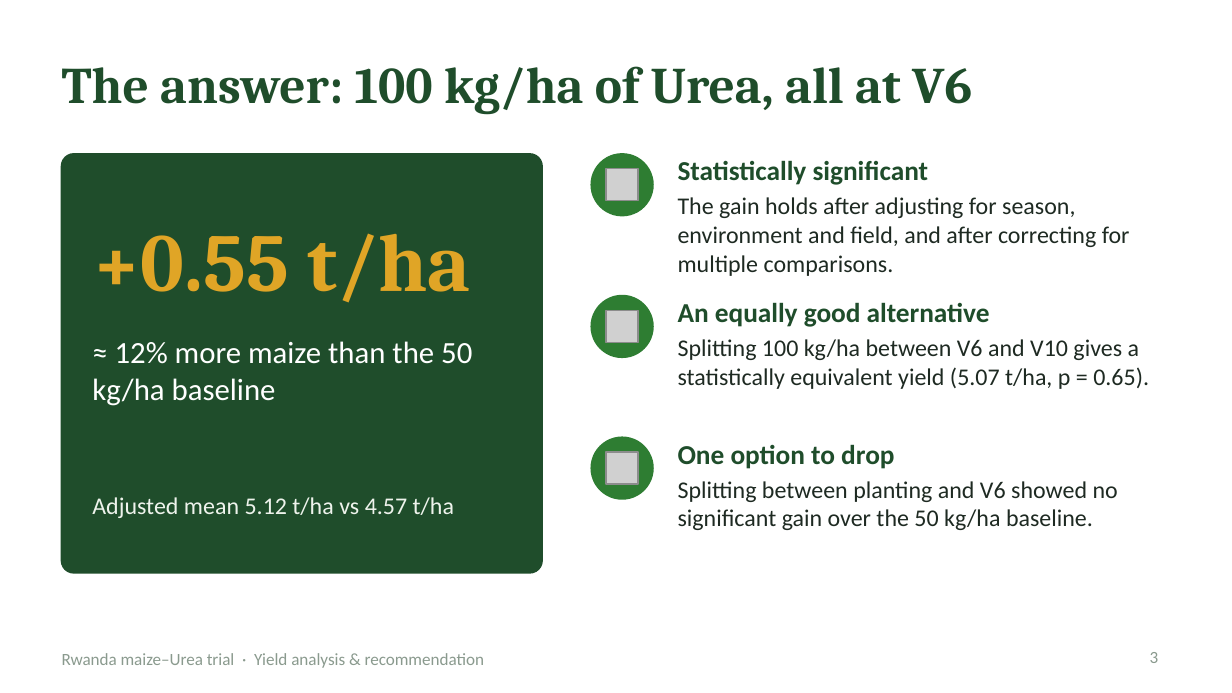
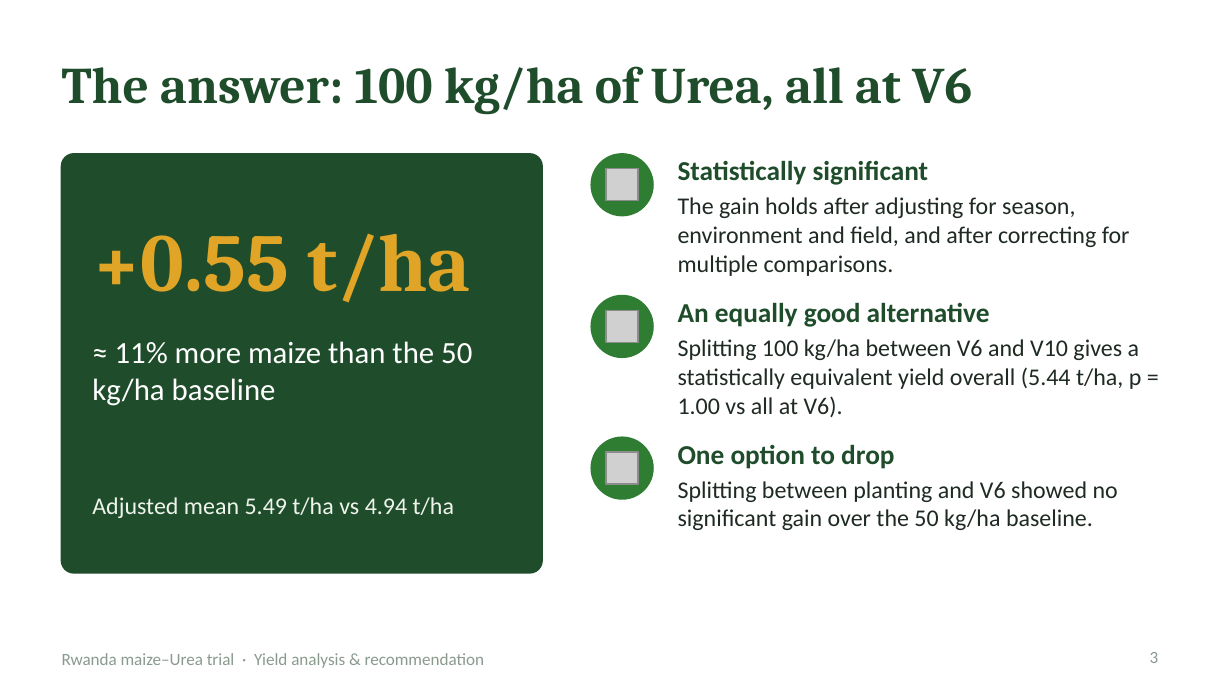
Before and after one commit to Vin-Okumu/maize-yield-optimization, a slide deck: slide 3 of 03_Report/reports/Maize_Yield_Client_Deck.pptx. Drawn at 1232x693 pixels with LibreOffice and Linux fonts; fonts in the diff are those of the drawing; grey boxes stand for pictures. Boxes give left, top, right and bottom in pixels: in the first picture for what was removed or moved away, otherwise in the second. Text is boxed around its words. In the diff, an @@ line names an element or a change of style, - is before the commit and + after.

```diff
--- a/03_Report/reports/Maize_Yield_Client_Deck.pptx
+++ b/03_Report/reports/Maize_Yield_Client_Deck.pptx
@@ text at (92, 341, 472, 406): text changed @@
-≈ 12% more maize than the 50 kg/ha baseline
+≈ 11% more maize than the 50 kg/ha baseline
@@ text at (678, 339, 1142, 417): text changed @@
-Splitting 100 kg/ha between V6 and V10 gives a statistically equivalent yield (5.07 t/ha, p = 0.65).
+Splitting 100 kg/ha between V6 and V10 gives a statistically equivalent yield overall (5.44 t/ha, p = 1.00 vs all at V6).
@@ text at (92, 497, 454, 518): text changed @@
-Adjusted mean 5.12 t/ha vs 4.57 t/ha
+Adjusted mean 5.49 t/ha vs 4.94 t/ha
```
Also in this commit, not shown: 6 other slides changed, 44 other files.
